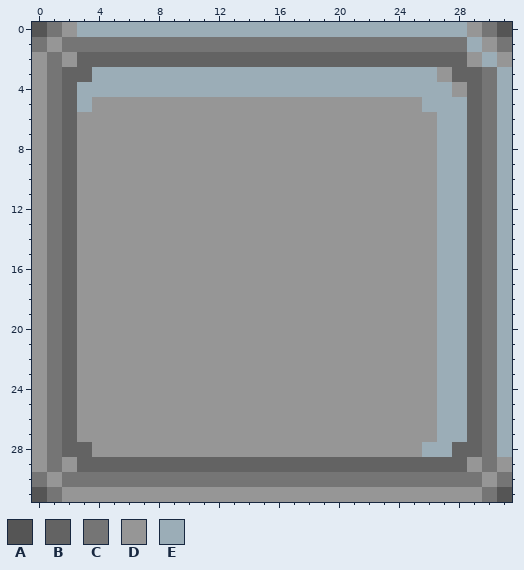
Pixel-art file -- MAP/MAP_EMOJIS.aseprite. The picture above was drawn from the file before the commit.
32x32 pixels, 1 frame.
Palette (. is transparent): A #555555  B #636363  C #757575  D #969696  E #9badb7
New version:
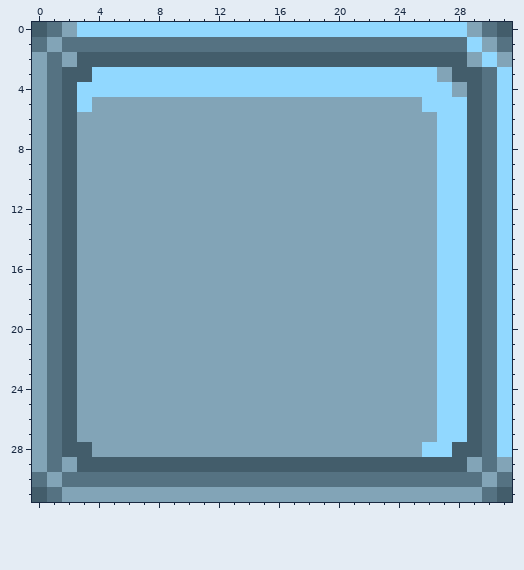
The exact change:
layer "PLAYER BASE" now shown
layer "FOG_BASE" now shown
colour B: #636363 -> #435d6b
colour C: #757575 -> #557282
colour D: #969696 -> #82a4b7
colour E: #9badb7 -> #91d8ff
Changed rows in their new state; - is a pixel that keeps its letter.
Layer "FOG_BASE":
first column x 0:
 0 B------------------------------B
first column x 0:
31 B------------------------------B
